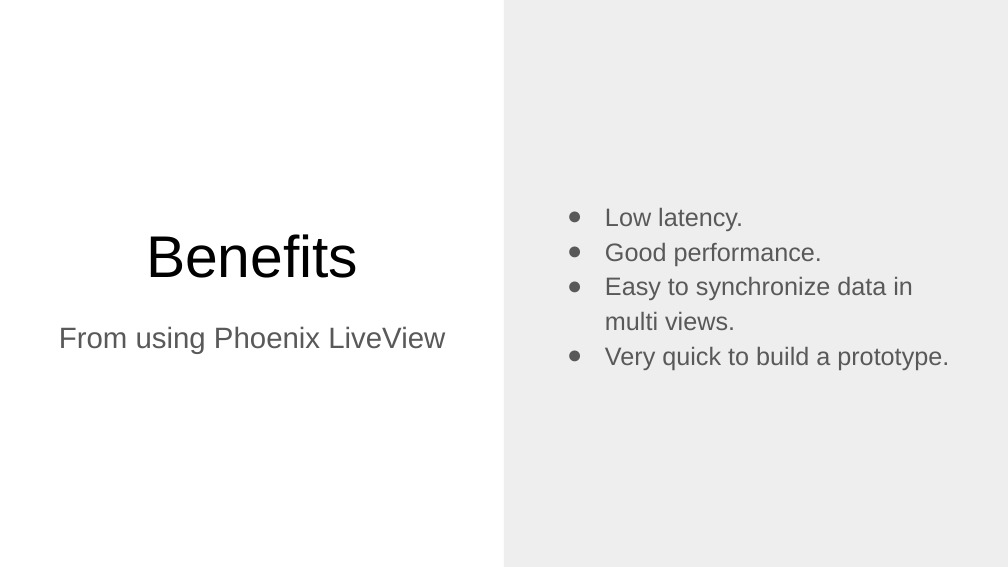
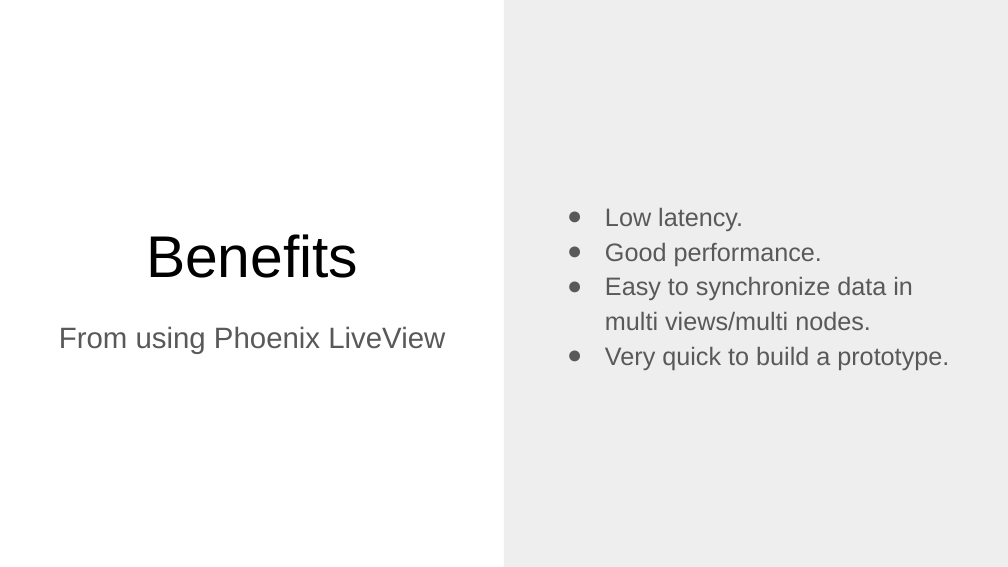
Before and after one commit to ohhi-vn/live_pub_demo, a slide deck: slide 7 of slide/Phoenix LiveView - the best fit for startup & small company.pptx. Drawn at 1008x567 pixels with LibreOffice and Linux fonts; fonts in the diff are those of the drawing. Boxes give left, top, right and bottom in pixels: in the first picture for what was removed or moved away, otherwise in the second. Text is boxed around its words. In the diff, an @@ line names an element or a change of style, - is before the commit and + after.

```diff
--- a/slide/Phoenix LiveView - the best fit for startup & small company.pptx
+++ b/slide/Phoenix LiveView - the best fit for startup & small company.pptx
@@ text at (x1=605, y1=277, x2=913, y2=330): text changed @@
-● Easy to synchronize data in multi views.
+● Easy to synchronize data in multi views/multi nodes.
```
Also in this commit, not shown: 8 other slides changed, 1 other file.
